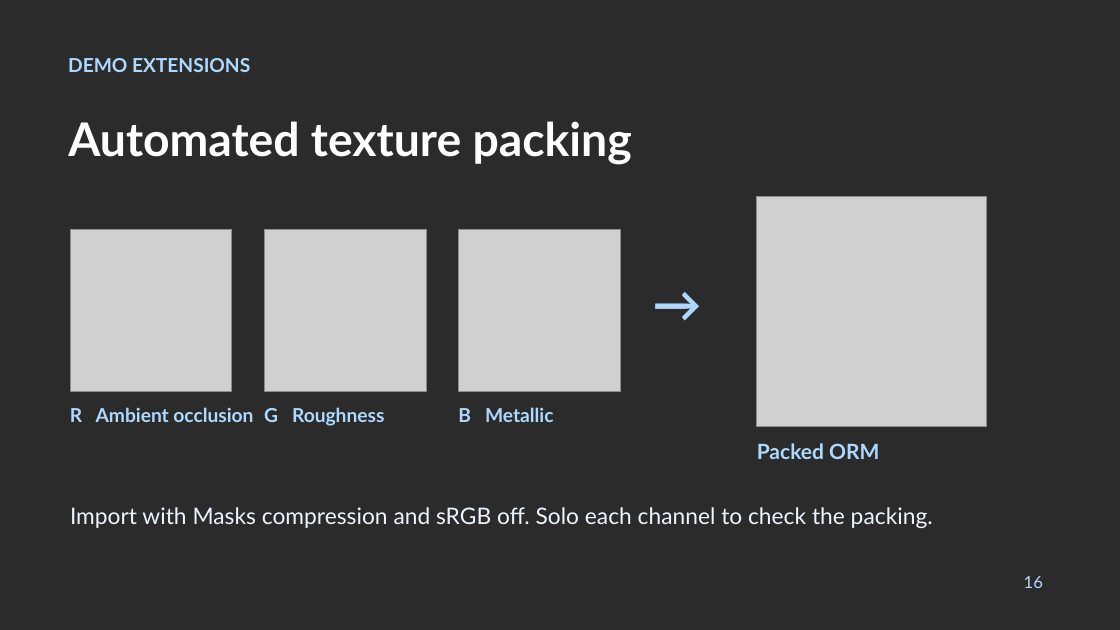
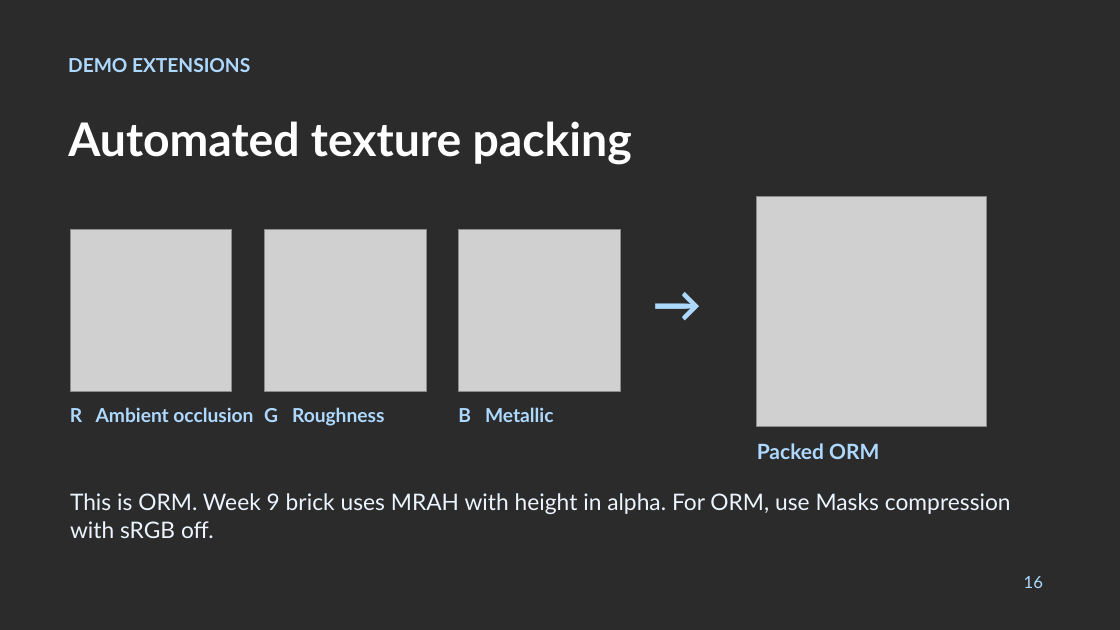
Before and after one commit to anthonymonteagudo/Week10-Profiling, a slide deck: slide 16 of Week10-Slides.pptx. Drawn at 1120x630 pixels with LibreOffice and Linux fonts; fonts in the diff are those of the drawing; grey boxes stand for pictures; background and template pictures are left out; a plain dark background stands for a picture behind light text. Boxes give left, top, right and bottom in pixels: in the first picture for what was removed or moved away, otherwise in the second. Text is boxed around its words. In the diff, an @@ line names an element or a change of style, - is before the commit and + after.

Commit message:
Align Week 10 assessment and add the brick profiling exercise

```diff
--- a/Week10-Slides.pptx
+++ b/Week10-Slides.pptx
@@ text at [70, 493, 1011, 538]: text changed @@
-Import with Masks compression and sRGB off. Solo each channel to check the packing.
+This is ORM. Week 9 brick uses MRAH with height in alpha. For ORM, use Masks compression with sRGB off.
```
Also in this commit, not shown: 2 other slides changed, 1 slide added, 1 slide removed, 2 other files.
